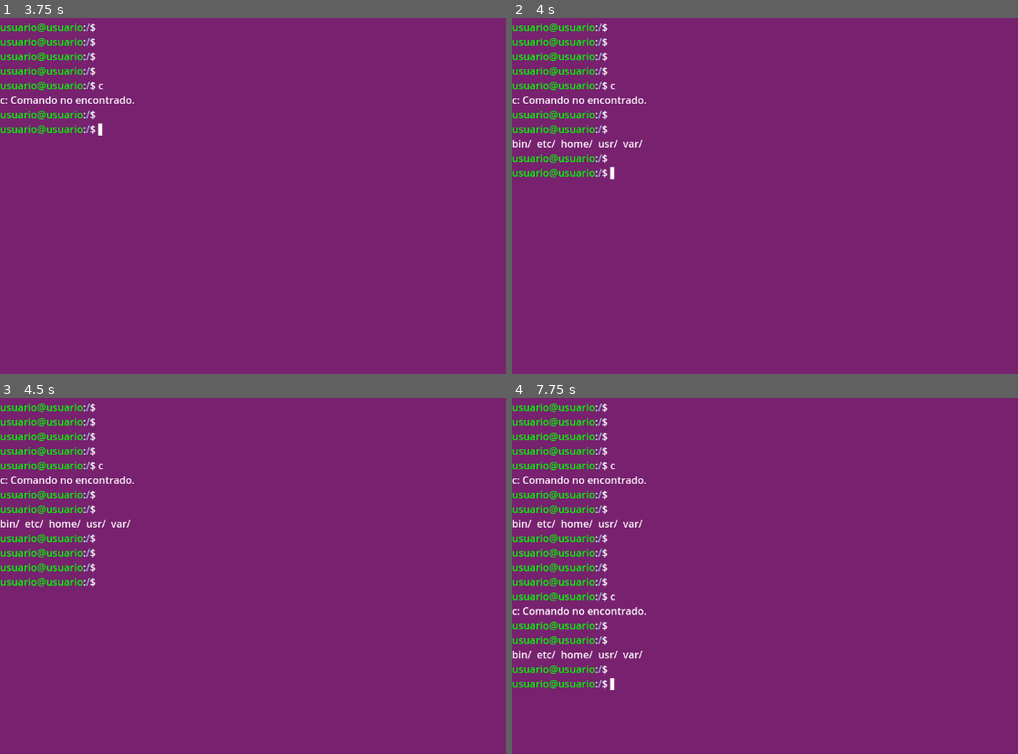
Above: before the commit, frames 1-4 (two rows, left to right).
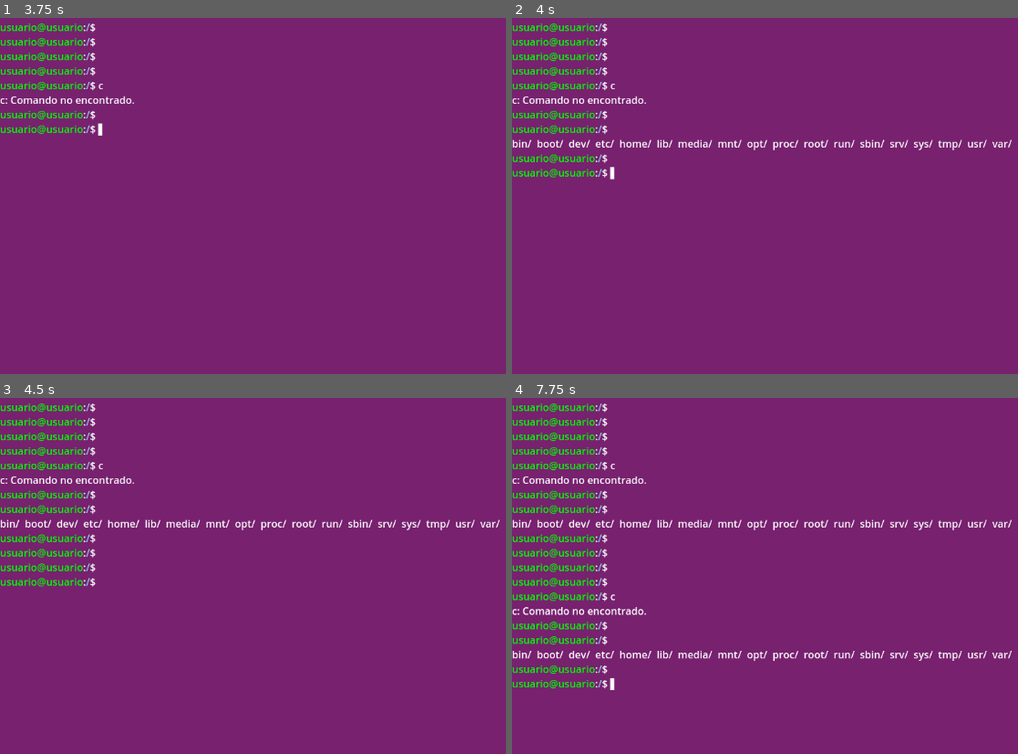
Above: after the commit, the same moments.

Repository: GuillermoAsir/juego_tfg
Game: Godot game, scene res://game.tscn
Two runs of this game, one before a commit and one after it. Both use one fixed random seed, a clock stepped at 60 frames per second and the inputs below.
Inputs:
- Up to frame 1 (3.75 s): tap Enter at 0.5, 0.6, 1.35, 2, 2.3, 3.05 s; hold Right 0.53-1.28 s; tap Space at 0.77, 1.25, 1.52, 3.02, 3.5 s; hold Down 1.28-2.03 s; hold Right 2.03-2.78 s; tap C at 2.1 s; hold Up 2.78-3.53 s; tap Backspace at 2.85 s; hold Left from 3.53 s (still down); tap Tab at 3.6 s
- Up to frame 2 (4 s): keep holding Left; tap Space at 3.77 s; tap Enter at 3.8 s
- Up to frame 3 (4.5 s): keep holding Left; tap Enter at 4.25, 4.35 s
- Up to frame 4 (7.75 s): tap Space at 4.52, 5, 6.02, 6.77, 7.52 s; release Left at 5.03 s; hold Down 5.03-5.78 s; tap Enter at 5.1, 6.05, 6.8, 7.55 s; hold Right 5.78-6.53 s; tap C at 5.85 s; hold Up 6.53-7.28 s; tap Backspace at 6.6 s; hold Right from 7.28 s (still down); tap Tab at 7.35 s

Frame 1 is identical in both runs. In frame 2, 1.0% of the frame differs, in the area x 5-99%, y 34-38%; in frame 3, 1.0%; in frame 4, 2.0%, in the area x 5-99%, y 34-74%.

Commit message:
sudo apt-get clean
hay que cambiar como pide la contraseña

Diff:
--- a/terminal.gd
+++ b/terminal.gd
@@ -76,10 +76,11 @@
 var ssh_user = ""       # Guarda el nombre de usuario
 var entorno_actual = "local"  # Puede ser "local" o "remoto"
 #variables misión ssh_copia
-var esperando_copia_privado = false  # Esperando que haga `cp`
-var copia_realizada = false         # Se ha hecho la copia
+const MISION_SSH_COPIA_PRIVADO = 10
+# Variables globales de estado
+var copia_realizada = false
 var ls_hecho_despues_de_copia = false
-const MISION_SSH_COPIA_PRIVADO = 10
+
 #Lista de IPs permitidas
 var ssh_allowed_ips = ["192.168.10.100", "192.168.10.101", "192.168.10.102"]
 
@@ -270,43 +271,82 @@
 		dir.change_dir("ubuntu_sim")
 
 		# Crear carpetas raíz
-		for folder in ["home", "etc", "var", "bin", "usr"]:
+		var root_folders = ["home", "etc", "var", "bin", "usr", "boot", "dev", "lib", "media", "mnt", "opt", "proc", "root", "run", "sbin", "srv", "sys", "tmp"]
+		for folder in root_folders:
 			if not dir.dir_exists(folder):
 				dir.make_dir(folder)
 
 		# HOME
 		if not dir.dir_exists("home/usuario1"):
-			dir.make_dir("home/usuario1")
-		for subfolder in ["Documentos", "Descargas", "Escritorio", "Imágenes", "Música", "Vídeos"]:
+			dir.make_dir_recursive("home/usuario1")
+		var user_subfolders = ["Documentos", "Descargas", "Escritorio", "Imágenes", "Música", "Vídeos"]
+		for subfolder in user_subfolders:
 			if not dir.dir_exists("home/usuario1/" + subfolder):
 				dir.make_dir("home/usuario1/" + subfolder)
 
 		# ETC
-		for etc_dir in ["passwd", "group", "shadow", "fstab", "hostname", "bash.bashrc", "crontab"]:
+		var etc_files = ["passwd", "group", "shadow", "fstab", "hostname", "bash.bashrc", "crontab"]
+		for etc_file in etc_files:
+			var path = "etc/" + etc_file
+			if not dir.file_exists(path):
+				var f = FileAccess.open("user://ubuntu_sim/" + path, FileAccess.WRITE)
+				if f: f.close()
+		var etc_dirs = ["Network", "systemd", "apt", "opt", "X11", "sgml", "xml"]
+		for etc_dir in etc_dirs:
 			if not dir.dir_exists("etc/" + etc_dir):
-				dir.make_dir("etc/" + etc_dir)
-		if not dir.dir_exists("etc/Network"):
-			dir.make_dir("etc/Network")
+				dir.make_dir_recursive("etc/" + etc_dir)
 		if not dir.dir_exists("etc/Network/interfaces"):
-			dir.make_dir("etc/Network/interfaces")
-		if not dir.dir_exists("etc/systemd"):
-			dir.make_dir("etc/systemd")
+			dir.make_dir_recursive("etc/Network/interfaces")
 		if not dir.dir_exists("etc/systemd/system"):
-			dir.make_dir("etc/systemd/system")
-		if not dir.dir_exists("etc/apt"):
-			dir.make_dir("etc/apt")
-		if not dir.dir_exists("etc/apt/sources.list"):
-			dir.make_dir("etc/apt/sources.list")
+			dir.make_dir_recursive("etc/systemd/system")
+		if not dir.file_exists("etc/apt/sources.list"):
+			var f = FileAccess.open("user://ubuntu_sim/etc/apt/sources.list", FileAccess.WRITE)
+			if f: f.close()
 
 		# USR
-		for usr_sub in ["bin", "sbin", "share", "lib", "local", "src", "games"]:
+		var usr_subdirs = ["bin", "sbin", "share", "lib", "local", "src", "games", "include", "libexec"]
+		for usr_sub in usr_subdirs:
 			if not dir.dir_exists("usr/" + usr_sub):
-				dir.make_dir("usr/" + usr_sub)
+				dir.make_dir_recursive("usr/" + usr_sub)
+		if not dir.dir_exists("usr/share/man"):
+			dir.make_dir_recursive("usr/share/man")
+		if not dir.dir_exists("usr/share/doc"):
+			dir.make_dir_recursive("usr/share/doc")
+		if not dir.dir_exists("usr/X11R6"):
+			dir.make_dir_recursive("usr/X11R6")
 
 		# VAR
-		for var_sub in ["log", "tmp", "lib", "spool", "cache", "mail", "run"]:
-			if not dir.dir_exists("var/" + var_sub):
-				dir.make_dir("var/" + var_sub)
+		var var_subdirs = ["log", "tmp", "lib", "spool", "cache", "mail", "run", "lock", "opt"]
+		for sub in var_subdirs:
+			if not dir.dir_exists("var/" + sub):
+				dir.make_dir_recursive("var/" + sub)
+
+		# Subdirectorios específicos para apt-get clean
+		var cache_subdirs = ["apt", "apt/archives", "apt/archives/partial"]
+		for sub in cache_subdirs:
+			var path = "var/cache/" + sub
+			if not dir.dir_exists(path):
+				dir.make_dir_recursive(path)
+
+		var lib_subdirs = ["apt", "apt/lists", "dpkg"]
+		for sub in lib_subdirs:
+			var path = "var/lib/" + sub
+			if not dir.dir_exists(path):
+				dir.make_dir_recursive(path)
+
+		if not dir.dir_exists("var/spool/mail"):
+			dir.make_dir_recursive("var/spool/mail")
+
+		# ⚠️ Crear archivos .deb simulados (útiles para que apt-get clean funcione de inicio)
+		var archive_files = ["nano_1.0.deb", "htop_1.0.deb"]
+		for filename in archive_files:
+			var file_path = "user://ubuntu_sim/var/cache/apt/archives/" + filename
+			if not FileAccess.file_exists(file_path):
+				var f = FileAccess.open(file_path, FileAccess.WRITE)
+				if f:
+					f.store_string("Contenido simulado de " + filename)
+					f.close()
+
 
 
 func _input(event):
@@ -453,6 +493,41 @@
 		if event.keycode == KEY_TAB:
 			autocomplete_command()
 			return
+
+#función apt-get clean
+func delete_files_in(path: String) -> int:
+	var dir = DirAccess.open(path)
+	var count = 0
+	if dir:
+		dir.list_dir_begin()
+		var file = dir.get_next()
+		while file != "":
+			if not dir.current_is_dir():
+				var full_file_path = path + "/" + file
+				DirAccess.remove_absolute(full_file_path)
+				count += 1
+			file = dir.get_next()
+		dir.list_dir_end()
+	return count
+#Contraseña para sudo apt-get clean
+func prompt_password(prompt_text: String) -> String:
+	var dialog = AcceptDialog.new()
+	dialog.dialog_text = prompt_text
+
+	var password_input = LineEdit.new()
+	password_input.secret = true
+	password_input.secret_character = "*"  # Puedes cambiar el carácter si lo deseas
+	dialog.add_child(password_input)
+
+	add_child(dialog)
+	dialog.popup_centered()
+
+	await dialog.confirmed
+
+	var password = password_input.text
+	dialog.queue_free()
+	return password
+
 
 
 
@@ -537,6 +612,39 @@
 			print("DEBUG: No existe el directorio: ", full_path)
 			output = "No existe el directorio: " + target
 
+	elif command == "sudo apt-get clean":
+		var password = await prompt_password("Introduce la contraseña de sudo:")
+		if password == "1234":
+			output = "[color=white]Leyendo lista de paquetes...\n[/color]"
+			await get_tree().create_timer(0.8).timeout
+			output += "[color=white]Limpiando caché de paquetes descargados...\n[/color]"
+			await get_tree().create_timer(1.2).timeout
+
+			var archives_path = "user://ubuntu_sim/var/cache/apt/archives"
+			var partial_path = "user://ubuntu_sim/var/cache/apt/archives/partial"
+
+			var count = delete_files_in(archives_path)
+			count += delete_files_in(partial_path)
+
+			if count == 0:
+				output += "[color=yellow]No hay archivos en caché que limpiar.[/color]\n"
+			else:
+				output += "[color=green]Caché limpiada correctamente. Archivos eliminados: " + str(count) + "[/color]"
+
+			# Autoclean
+			output += "[color=white] Limpiando archivos de caché obsoletos...\n[/color]"
+			await get_tree().create_timer(1.0).timeout
+			var count_autoclean = delete_files_in("user://ubuntu_sim/var/cache/apt/archives")
+			output += "[color=green]Archivos obsoletos eliminados: " + str(count_autoclean) + "[/color]"
+
+			# Autoremove
+			output += "[color=white] Eliminando paquetes no necesarios...\n[/color]"
+			await get_tree().create_timer(1.0).timeout
+			var count_autoremove = delete_files_in("user://ubuntu_sim/var/lib/apt/lists")
+			output += "[color=green]Paquetes no necesarios eliminados: " + str(count_autoremove) + "[/color]"
+
+		else:
+			output = "[color=red]Contraseña incorrecta. No tienes permisos para ejecutar este comando.[/color]"
 
 
 	elif command == "date":
@@ -727,26 +835,31 @@
 	elif command == "ls":
 		var full_path = get_full_path()
 		var dir = DirAccess.open(full_path)
+
 		if dir:
 			var dirs = dir.get_directories()
 			var files = dir.get_files()
+
 			for dir_name in dirs:
 				output += "[color=#8dc9e8]" + dir_name + "[/color] "
 			for file_name in files:
 				output += "[color=white]" + file_name + "[/color] "
 
-			# Misión SSH + cp
-			if mision_actual == MISION_SSH_COPIA_PRIVADO and current_path == "/contabilidad/Documentos":
+			# Misión SSH + Copia
+			if mision_actual == MISION_SSH_COPIA_PRIVADO and current_path == "/contabilidad/Documentos" and ssh_active:
 				if "Privado.old" in dirs:
-					copia_realizada = true
-					ls_hecho_despues_de_copia = true
-					output += "\nViejo: Muy bien, ahora sal del ordenador del empleado con 'exit'."
-					start_dialog(ssh_cp_dialogs3)
+					if copia_realizada and not ls_hecho_despues_de_copia:
+						ls_hecho_despues_de_copia = true
+						output += "\n[color=green]Viejo: Muy bien, ahora sal del ordenador del empleado con 'exit'.[/color]"
+						start_dialog(ssh_cp_dialogs2)
+					elif not copia_realizada:
+						output += "\n[color=yellow]Viejo: Marcial, no te olvides de listar para asegurarte de que se realizó bien la copia.[/color]"
+						start_dialog(ssh_cp_dialogs1)
 				elif not copia_realizada:
-					output += "\nViejo: Marcial, no te olvides de listar para asegurarte de que se realizó bien la copia."
-					start_dialog(ssh_cp_dialogs2)
-
-			# Misión anterior
+					output += "\n[color=yellow]Viejo: Marcial, no te olvides de listar para asegurarte de que se realizó bien la copia.[/color]"
+					start_dialog(ssh_cp_dialogs1)
+
+			# Misión anterior: Apache → IPS_El_Bohío.txt
 			if current_path == "/home/usuario1/Documentos" and esperando_ls and not archivo_listado:
 				if "IPS_El_Bohío.txt" in files:
 					archivo_listado = true
@@ -825,42 +938,24 @@
 
 	elif command.begins_with("cat "):
 		var filename = command.substr(4).strip_edges()
-		print("Comando recibido: cat " + filename)
+		var file_path = get_full_path() + "/" + filename
 
 		if filename == "":
 			output = "Error: Debes proporcionar el nombre de un archivo."
-		else:
-			# 🔧 Usamos get_full_path() para obtener la ruta correcta (local o remota)
-			var file_path = get_full_path() + "/" + filename
-			print("DEBUG: Ruta completa del archivo a leer: " + file_path)
-
-			if FileAccess.file_exists(file_path):
-				print("El archivo existe. Intentando abrirlo...")
-				var file = FileAccess.open(file_path, FileAccess.READ)
-				if file:
-					output = file.get_as_text()
-					file.close()
-					print("Contenido del archivo leído con éxito.")
-
-					# Lógica específica de misiones
-
-					# Misión Apache - Archivo IPS_El_Bohío.txt
-					if archivo_listado and filename == "IPS_El_Bohío.txt" and not archivo_leido:
-						archivo_leido = true
-						if mision_actual == 3:
-							mision_actual = 4
-							start_dialog(mission2_dialogs3)
-
-					# Misión SSH - Archivo Para_Pam.txt
-					if filename == "Para_Pam.txt":
-						if mision_actual == MISION_SSH_COPIA_PRIVADO:
-							start_dialog(ssh_cp_dialogs4)  # Diálogo de cotilla
-				else:
-					print("Error al abrir el archivo.")
-					output = "Error: No se pudo abrir el archivo."
-			else:
-				print("Archivo no encontrado: " + file_path)
-				output = "Error: El archivo '" + filename + "' no existe."
+		elif FileAccess.file_exists(file_path):
+			var file = FileAccess.open(file_path, FileAccess.READ)
+			if file:
+				output = file.get_as_text()
+				file.close()
+
+				# Detectar lectura del archivo Para_Pam.txt durante la misión SSH
+				if mision_actual == MISION_SSH_COPIA_PRIVADO and filename == "Para_Pam.txt":
+					start_dialog(ssh_cp_dialogs4)
+					print("DEBUG: Archivo 'Para_Pam.txt' leído. Saltando diálogo de cotilla.")
+			else:
+				output = "Error: No se pudo abrir el archivo."
+		else:
+			output = "Error: El archivo '" + filename + "' no existe."
 
 	elif command.begins_with("ping "):
 		ping_host = command.substr(5).strip_edges()
@@ -952,7 +1047,7 @@
 					output = "Acceso denegado. Usuario no válido."
 					return
 
-			# Crear estructura si no existe
+			# Crear la carpeta del usuario remoto si no existe
 			var user_sim_path = user + "_sim"
 			var dir = DirAccess.open("user://")
 			if dir:
@@ -960,15 +1055,38 @@
 					dir.make_dir(user_sim_path)
 					dir.change_dir(user_sim_path)
 
-					for folder in ["etc", "var", "bin"]:
+					# Crear carpetas base
+					for folder in ["boot", "dev", "lib", "lib32", "lib64", "media", "mnt", "opt", "proc", "root", "run", "sbin", "srv", "sys", "tmp", "usr"]:
 						dir.make_dir(folder)
 
+					# Estructura del usuario
 					dir.make_dir(user)
 					dir.make_dir(user + "/Documentos")
 					dir.make_dir(user + "/Descargas")
 					dir.make_dir(user + "/Escritorio")
 					dir.make_dir(user + "/Documentos/Privado")
 					dir.make_dir(user + "/Documentos/Privado/caca")
+					# Directorios adicionales según el estándar FHS
+					dir.make_dir(user + "/.local")
+					dir.make_dir(user + "/.local/share")
+					dir.make_dir(user + "/.local/share/Trash")
+					dir.make_dir(user + "/.local/share/Trash/files")
+					dir.make_dir(user + "/.local/share/Trash/info")
+
+					dir.make_dir("etc/apt")
+					dir.make_dir("etc/apt/sources.list.d")
+					dir.make_dir("etc/systemd")
+					dir.make_dir("etc/systemd/system")
+					dir.make_dir("etc/NetworkManager")
+					dir.make_dir("etc/NetworkManager/system-connections")
+
+					dir.make_dir("var/log")
+					dir.make_dir("var/tmp")
+					dir.make_dir("var/cache/apt/archives")
+					dir.make_dir("var/lib/apt/lists")
+					dir.make_dir("var/spool")
+					dir.make_dir("var/spool/mail")
+					dir.make_dir("var/run")
 
 					dir.change_dir("..")  # Volver a user://
 					print("✅ Estructura de carpetas creada para:", user_sim_path)
@@ -1007,7 +1125,7 @@
 				ssh_host = host
 				current_path = "/"  # Empezamos desde raíz del sistema remoto
 
-				# Si estábamos en la misión Apache, iniciamos esta nueva misión
+				# Si venimos de Apache, iniciamos esta nueva misión
 				if mision_actual == MISION_APACHE_3_STATUS_OK:
 					mision_actual = MISION_SSH_COPIA_PRIVADO
 					start_dialog(ssh_cp_dialogs1)
@@ -1017,32 +1135,56 @@
 		else:
 			output = "Acceso denegado. IP o dominio no permitido."
 
-#Para salir del SSH
 	elif command == "exit":
 		if ssh_active:
-			# Solo avanzar si hizo la copia y verificó con ls
+			output = "Connection to " + ssh_host + " closed."
+
+			# Si estamos en la misión SSH_COPIA_PRIVADO
 			if mision_actual == MISION_SSH_COPIA_PRIVADO:
 				if copia_realizada and ls_hecho_despues_de_copia:
-					output = "Connection to " + ssh_host + " closed."
-					mision_actual += 1  # Pasar a la siguiente misión
-					start_dialog(ssh_cp_dialogs3)
+					# Misión completada: jugador hizo cp y verificó con ls
+					start_dialog(ssh_cp_dialogs3)  # "Muy bien, ahora sal del ordenador..."
+					mision_actual += 1
 				elif copia_realizada and not ls_hecho_despues_de_copia:
-					output = "Connection to " + ssh_host + " closed."
-					start_dialog(ssh_cp_dialogs2)
+					# Jugador hizo cp pero no verificó con ls → recordatorio final
+					start_dialog(ssh_cp_dialogs2)  # "Marcial, no te olvides de listar..."
 				else:
-					output = "Connection to " + ssh_host + " closed."
-			else:
-				output = "Connection to " + ssh_host + " closed."
+					# Jugador aún no ha hecho nada importante
+					output += "\nNo se han realizado acciones relevantes en esta sesión."
 
 			# Limpiar estado SSH
 			ssh_active = false
 			ssh_host = ""
 			ssh_user = ""
 			ssh_user_base_path = ""
-			current_path = "/"  # Regresar al sistema local
+			current_path = "/"  # Volver al sistema local
+
 			show_prompt()
 		else:
 			output = "Not connected to an SSH session. Use this command only to disconnect remote sessions."
+		return
+
+	elif command == "exit":
+		if ssh_active:
+			output = "Connection to " + ssh_host + " closed."
+
+			# Solo avanzar si hizo cp + ls
+			if mision_actual == MISION_SSH_COPIA_PRIVADO:
+				if copia_realizada and ls_hecho_despues_de_copia:
+					mision_actual += 1  # Avanzar de misión
+					output += "\n[color=green]¡Misión completada![/color]"
+				elif copia_realizada and not ls_hecho_despues_de_copia:
+					start_dialog(ssh_cp_dialogs2)  # Recordatorio final
+
+			# Limpiar estado SSH
+			ssh_active = false
+			ssh_user = ""
+			ssh_host = ""
+			ssh_user_base_path = ""
+			current_path = "/"
+			show_prompt()
+		else:
+			output = "Not connected to an SSH session."
 		return
 
 	elif command.begins_with("cp "):
@@ -1075,9 +1217,12 @@
 				copy_directory(source_path, dest_path)
 				output = "Directorio copiado de " + source + " a " + destination
 
-				if mision_actual == MISION_SSH_COPIA_PRIVADO and source == "Privado" and destination == "Privado.old":
-					copia_realizada = true
-					print("DEBUG: Carpeta 'Privado' copiada como 'Privado.old'")
+				# Misión SSH: Detectar si es la carpeta Privado
+				if mision_actual == MISION_SSH_COPIA_PRIVADO and current_path == "/contabilidad/Documentos" and ssh_active:
+					if source == "Privado" and destination == "Privado.old":
+						copia_realizada = true
+						ls_hecho_despues_de_copia = false
+						print("DEBUG: Carpeta 'Privado' copiada como 'Privado.old'")
 		elif FileAccess.file_exists(source_path):
 			var source_file = FileAccess.open(source_path, FileAccess.READ)
 			var content = source_file.get_as_text()
